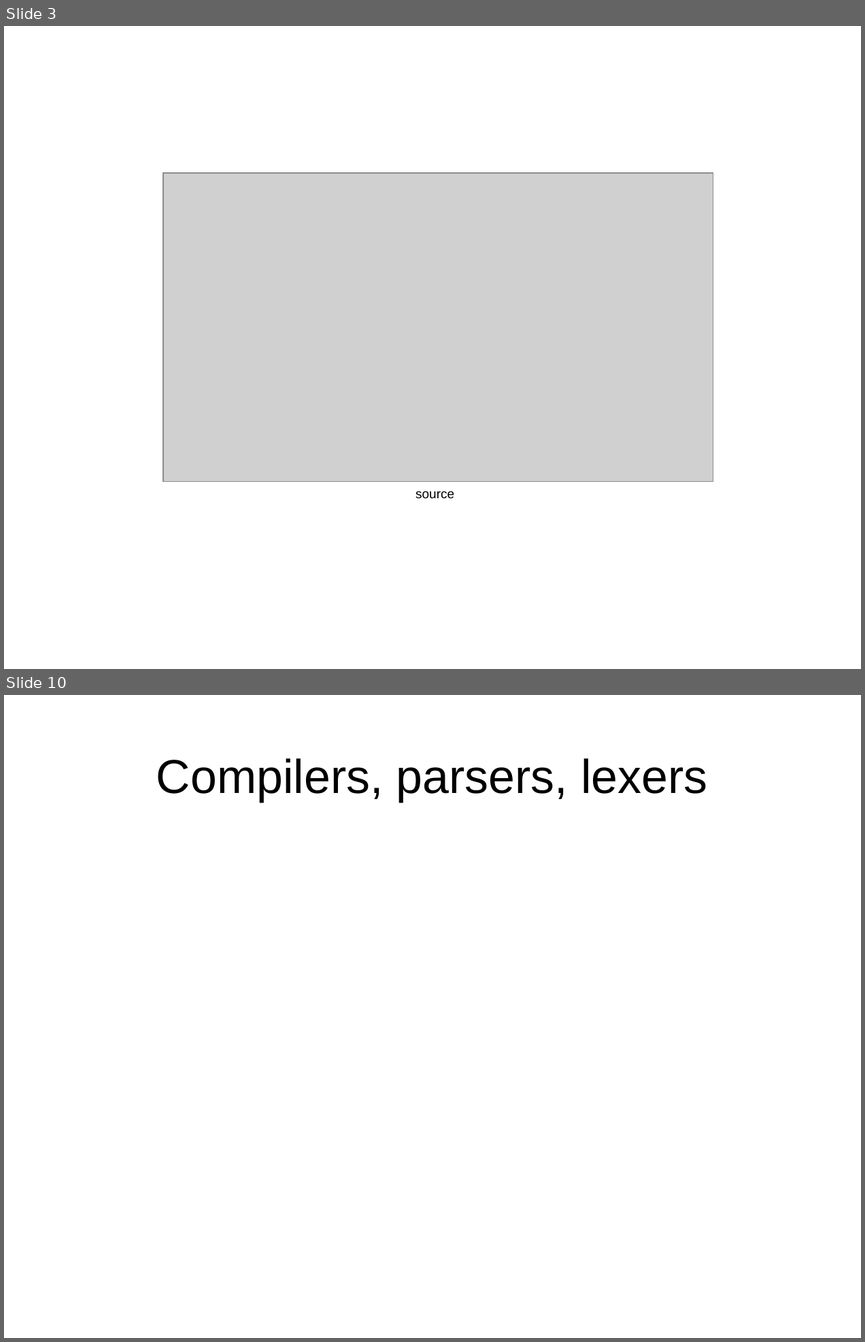
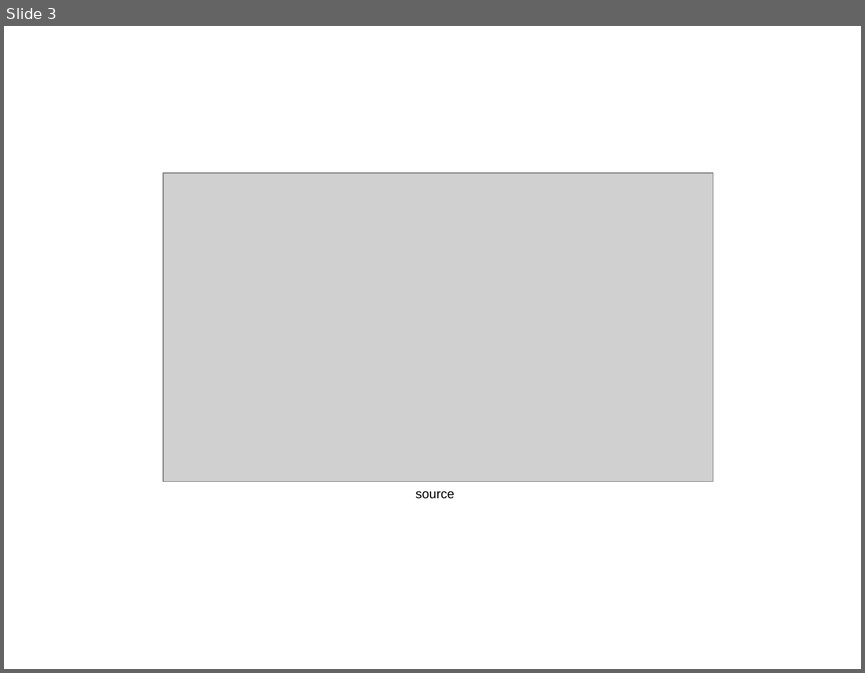
Before and after one commit to Achifaifa/slides, a slide deck: EE25-ply/ply.odp. Shown one above the other, each under a label of ours: slides 3 and 10 before the commit, slide 3 after it; the slides between them are not shown. The pictures are 865x1342 and 865x673 pixels, drawn with LibreOffice and Linux fonts; fonts in the diff are those of the drawing; grey boxes stand for pictures. Boxes give left, top, right and bottom in pixels: in the first picture for what was removed or moved away, otherwise in the second. Text is boxed around its words. In the diff, an @@ line names an element or a change of style, - is before the commit and + after.

```diff
--- a/EE25-ply/ply.odp
+++ b/EE25-ply/ply.odp
@@ slide 10 removed at [4,695,861,1338], background #FFFFFF @@
@@ title removed at [156,758,707,802] @@
-Compilers, parsers, lexers
```
Also in this commit, not shown: 3 slides changed, 23 slides added, 6 other slides removed, 6 other files.
